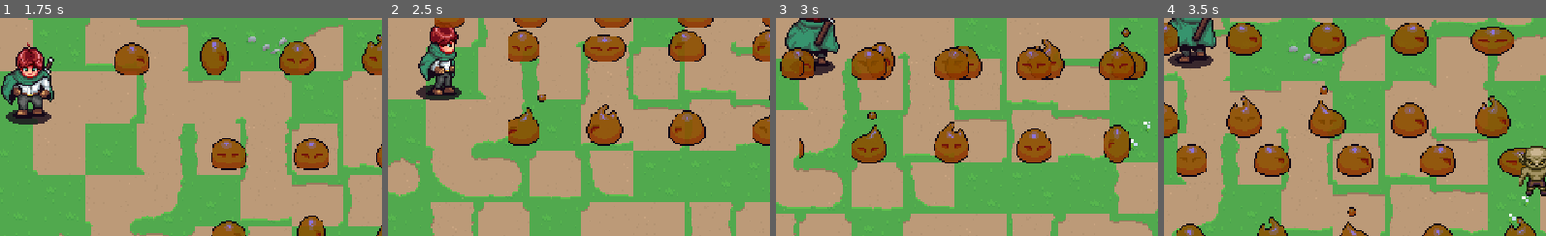
Above: before the commit, frames 1-4 (left to right).
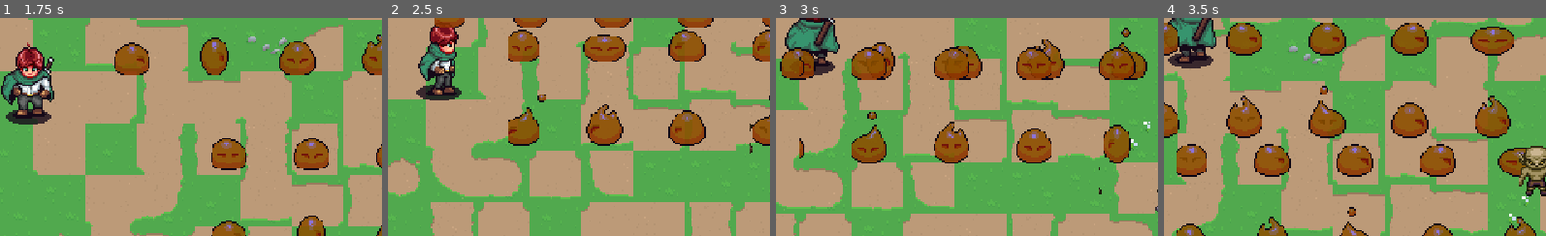
Above: after the commit, the same moments.

Repository: josephfinalform/new-rpg-test-px
Game: Godot game, scene res://aarpg/Levels/level_4_forest.tscn
Two runs of this game, one before a commit and one after it. Both use one fixed random seed, a clock stepped at 60 frames per second and the inputs below. This scene is started directly instead of the project's main scene. Sound files missing from this copy of the repository are replaced by a short silence.
Inputs:
- Up to frame 1 (1.75 s): tap Enter (ui_accept) at 0.5, 0.77, 1.52 s; hold D (right) 0.53-1.28 s; tap Space (attack) at 0.6 s; hold S (down) from 1.28 s (still down); tap Shift (sprint) at 1.35 s
- Up to frame 2 (2.5 s): release S (down) at 2.03 s; hold D (right) from 2.03 s (still down); tap Space (attack) at 2.1 s
- Up to frame 3 (3 s): release D (right) at 2.78 s; hold W (up) from 2.78 s (still down); tap Shift (sprint) at 2.85 s
- Up to frame 4 (3.5 s): keep holding W (up); tap Enter (ui_accept) at 3.02 s
The pictures show only the part of the screen within x 50-100%, y 50-100%; the shares and areas given below are measured in that part.

Frame 1 is identical in both runs. In frame 2, less than 0.1% of the frame differs, in the area x 94-96%, y 48-63%; in frame 3, less than 0.1%; in frame 4, nothing differs.
Error in both runs: Invalid access to property or key 'max_level' on a base object of type 'Nil'. (res://aarpg/Player/Scripts/player.gd:148)

Commit message:
feat: boş seviyeler dolduruldu - orman ve mezarlık düşman yoğunluğu artırıldı, wolf/archer/zombie yerleşimi, ek sandık ve iksirler

Diff:
--- a/aarpg/Levels/level_1_meadow.tscn
+++ b/aarpg/Levels/level_1_meadow.tscn
@@ -33,11 +33,23 @@
 [node name="Slime4" parent="Enemies" instance=ExtResource("4_slime")]
 position = Vector2(600, 150)
 
+[node name="Slime5" parent="Enemies" instance=ExtResource("4_slime")]
+position = Vector2(760, 620)
+
+[node name="Slime6" parent="Enemies" instance=ExtResource("4_slime")]
+position = Vector2(1000, 260)
+
+[node name="Slime7" parent="Enemies" instance=ExtResource("4_slime")]
+position = Vector2(1150, 560)
+
 [node name="Goblin1" parent="Enemies" instance=ExtResource("5_goblin")]
 position = Vector2(500, 300)
 
 [node name="Goblin2" parent="Enemies" instance=ExtResource("5_goblin")]
 position = Vector2(700, 450)
+
+[node name="Goblin3" parent="Enemies" instance=ExtResource("5_goblin")]
+position = Vector2(1250, 300)
 
 [node name="Pickups" type="Node2D" parent="."]
 
@@ -47,6 +59,9 @@
 [node name="Chest2" parent="Pickups" instance=ExtResource("7_chest")]
 position = Vector2(950, 420)
 
+[node name="Chest3" parent="Pickups" instance=ExtResource("7_chest")]
+position = Vector2(1180, 700)
+
 [node name="Portal" parent="." instance=ExtResource("6_portal")]
 position = Vector2(1380, 400)
 target_level_index = 1
--- a/aarpg/Levels/level_2_dungeon.tscn
+++ b/aarpg/Levels/level_2_dungeon.tscn
@@ -38,6 +38,10 @@
 position = Vector2(640, 420)
 xp_reward = 12
 
+[node name="Goblin5" parent="Enemies" instance=ExtResource("4_goblin")]
+position = Vector2(1040, 240)
+xp_reward = 12
+
 [node name="Elite1" parent="Enemies" instance=ExtResource("10_elite")]
 position = Vector2(720, 560)
 
@@ -50,6 +54,10 @@
 
 [node name="Slime2" parent="Enemies" instance=ExtResource("5_slime")]
 position = Vector2(820, 380)
+xp_reward = 10
+
+[node name="Slime3" parent="Enemies" instance=ExtResource("5_slime")]
+position = Vector2(1120, 540)
 xp_reward = 10
 
 [node name="Pickups" type="Node2D" parent="."]
--- a/aarpg/Levels/level_4_forest.tscn
+++ b/aarpg/Levels/level_4_forest.tscn
@@ -9,6 +9,9 @@
 [ext_resource type="PackedScene" path="res://aarpg/Levels/portal.tscn" id="7_portal"]
 [ext_resource type="PackedScene" path="res://aarpg/Pickups/treasure_chest.tscn" id="8_chest"]
 [ext_resource type="PackedScene" path="res://aarpg/UI/health_bar.tscn" id="9_hud"]
+[ext_resource type="PackedScene" path="res://aarpg/Enemies/wolf.tscn" id="10_wolf"]
+[ext_resource type="PackedScene" path="res://aarpg/Enemies/goblin_archer.tscn" id="11_archer"]
+[ext_resource type="PackedScene" path="res://aarpg/Pickups/potion_pickup.tscn" id="12_potion"]
 
 [node name="Level4" type="Node2D"]
 script = ExtResource("1_level")
@@ -35,6 +38,21 @@
 [node name="Bat4" parent="Enemies" instance=ExtResource("4_bat")]
 position = Vector2(640, 160)
 
+[node name="Bat5" parent="Enemies" instance=ExtResource("4_bat")]
+position = Vector2(1160, 200)
+
+[node name="Bat6" parent="Enemies" instance=ExtResource("4_bat")]
+position = Vector2(1240, 520)
+
+[node name="Wolf1" parent="Enemies" instance=ExtResource("10_wolf")]
+position = Vector2(420, 320)
+
+[node name="Wolf2" parent="Enemies" instance=ExtResource("10_wolf")]
+position = Vector2(560, 500)
+
+[node name="Wolf3" parent="Enemies" instance=ExtResource("10_wolf")]
+position = Vector2(920, 160)
+
 [node name="Goblin1" parent="Enemies" instance=ExtResource("5_goblin")]
 position = Vector2(520, 300)
 xp_reward = 12
@@ -43,11 +61,24 @@
 position = Vector2(700, 460)
 xp_reward = 12
 
+[node name="Goblin3" parent="Enemies" instance=ExtResource("5_goblin")]
+position = Vector2(1080, 300)
+xp_reward = 12
+
+[node name="Archer1" parent="Enemies" instance=ExtResource("11_archer")]
+position = Vector2(820, 200)
+
+[node name="Archer2" parent="Enemies" instance=ExtResource("11_archer")]
+position = Vector2(1280, 360)
+
 [node name="Orc1" parent="Enemies" instance=ExtResource("6_orc")]
 position = Vector2(880, 240)
 
 [node name="Orc2" parent="Enemies" instance=ExtResource("6_orc")]
 position = Vector2(1000, 440)
+
+[node name="Orc3" parent="Enemies" instance=ExtResource("6_orc")]
+position = Vector2(1180, 600)
 
 [node name="Pickups" type="Node2D" parent="."]
 
@@ -57,6 +88,15 @@
 [node name="Chest2" parent="Pickups" instance=ExtResource("8_chest")]
 position = Vector2(1100, 380)
 
+[node name="Chest3" parent="Pickups" instance=ExtResource("8_chest")]
+position = Vector2(420, 600)
+
+[node name="Potion1" parent="Pickups" instance=ExtResource("12_potion")]
+position = Vector2(960, 300)
+
+[node name="Potion2" parent="Pickups" instance=ExtResource("12_potion")]
+position = Vector2(1320, 500)
+
 [node name="Portal" parent="." instance=ExtResource("7_portal")]
 position = Vector2(1380, 400)
 target_level_index = 4
--- a/aarpg/Levels/level_5_graveyard.tscn
+++ b/aarpg/Levels/level_5_graveyard.tscn
@@ -10,6 +10,9 @@
 [ext_resource type="PackedScene" path="res://aarpg/Pickups/treasure_chest.tscn" id="8_chest"]
 [ext_resource type="PackedScene" path="res://aarpg/Levels/torch.tscn" id="9_torch"]
 [ext_resource type="PackedScene" path="res://aarpg/UI/health_bar.tscn" id="10_hud"]
+[ext_resource type="PackedScene" path="res://aarpg/Enemies/zombie.tscn" id="11_zombie"]
+[ext_resource type="PackedScene" path="res://aarpg/Enemies/goblin_archer.tscn" id="12_archer"]
+[ext_resource type="PackedScene" path="res://aarpg/Pickups/potion_pickup.tscn" id="13_potion"]
 
 [node name="Level5" type="Node2D"]
 script = ExtResource("1_level")
@@ -35,6 +38,21 @@
 [node name="Skeleton4" parent="Enemies" instance=ExtResource("4_skel")]
 position = Vector2(660, 440)
 
+[node name="Skeleton5" parent="Enemies" instance=ExtResource("4_skel")]
+position = Vector2(1120, 320)
+
+[node name="Skeleton6" parent="Enemies" instance=ExtResource("4_skel")]
+position = Vector2(1200, 520)
+
+[node name="Zombie1" parent="Enemies" instance=ExtResource("11_zombie")]
+position = Vector2(760, 260)
+
+[node name="Zombie2" parent="Enemies" instance=ExtResource("11_zombie")]
+position = Vector2(900, 440)
+
+[node name="Zombie3" parent="Enemies" instance=ExtResource("11_zombie")]
+position = Vector2(1040, 200)
+
 [node name="Bat1" parent="Enemies" instance=ExtResource("5_bat")]
 position = Vector2(720, 180)
 
@@ -44,8 +62,14 @@
 [node name="Bat3" parent="Enemies" instance=ExtResource("5_bat")]
 position = Vector2(950, 240)
 
+[node name="Bat4" parent="Enemies" instance=ExtResource("5_bat")]
+position = Vector2(1240, 240)
+
 [node name="Elite1" parent="Enemies" instance=ExtResource("6_elite")]
 position = Vector2(980, 480)
+
+[node name="Archer1" parent="Enemies" instance=ExtResource("12_archer")]
+position = Vector2(1160, 400)
 
 [node name="Pickups" type="Node2D" parent="."]
 
@@ -55,6 +79,15 @@
 [node name="Chest2" parent="Pickups" instance=ExtResource("8_chest")]
 position = Vector2(1100, 300)
 
+[node name="Chest3" parent="Pickups" instance=ExtResource("8_chest")]
+position = Vector2(1320, 560)
+
+[node name="Potion1" parent="Pickups" instance=ExtResource("13_potion")]
+position = Vector2(500, 500)
+
+[node name="Potion2" parent="Pickups" instance=ExtResource("13_potion")]
+position = Vector2(1340, 200)
+
 [node name="Torches" type="Node2D" parent="."]
 
 [node name="Torch1" parent="Torches" instance=ExtResource("9_torch")]
@@ -63,6 +96,9 @@
 [node name="Torch2" parent="Torches" instance=ExtResource("9_torch")]
 position = Vector2(1180, 120)
 
+[node name="Torch3" parent="Torches" instance=ExtResource("9_torch")]
+position = Vector2(600, 700)
+
 [node name="Portal" parent="." instance=ExtResource("7_portal")]
 position = Vector2(1260, 400)
 target_level_index = 5
Not shown: 1 places in aarpg/Levels/level_4_forest.tscn that only renumber resources
Not shown: 1 places in aarpg/Levels/level_5_graveyard.tscn that only renumber resources
